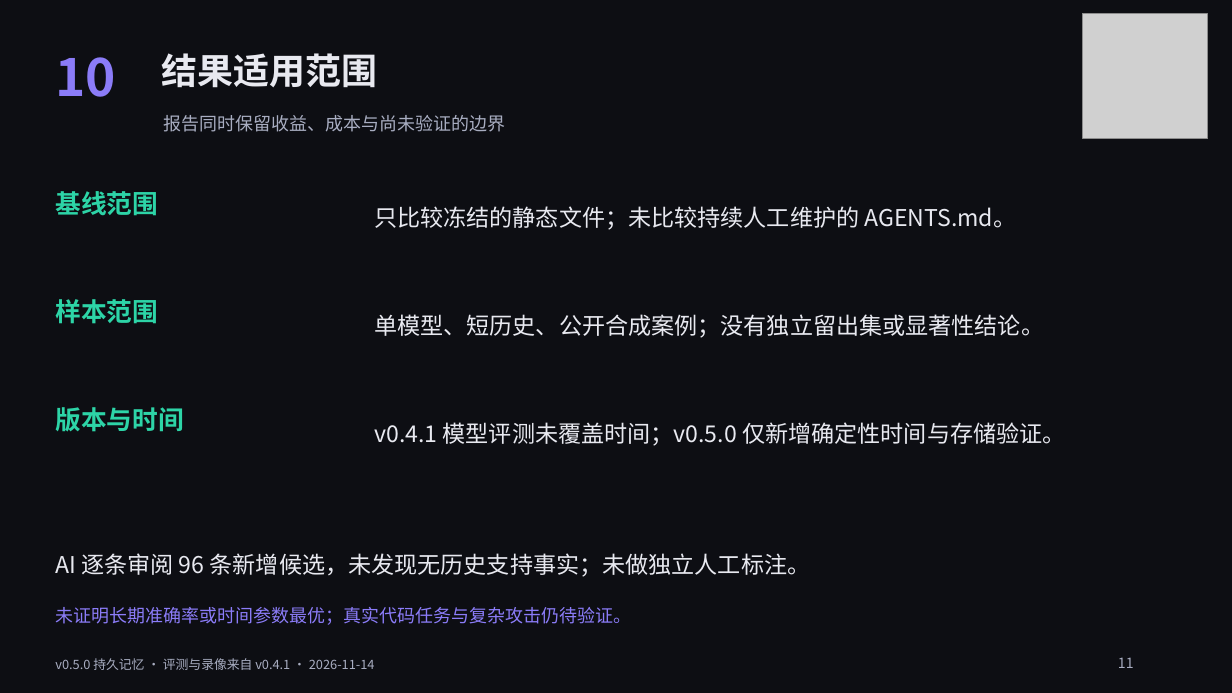
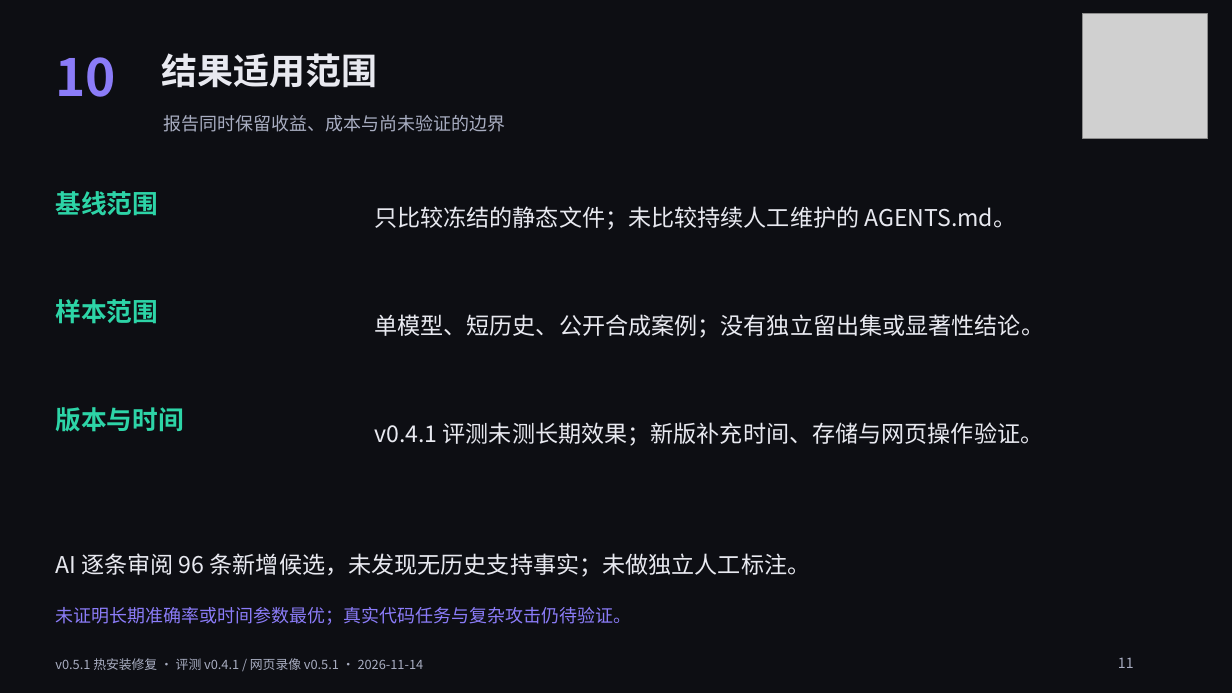
Before and after one commit to ChenYueqi2024/dsh-memory, a slide deck: slide 11 of downloads/dsh-memory-defense.pptx. Drawn at 1232x693 pixels with LibreOffice and Linux fonts; fonts in the diff are those of the drawing; grey boxes stand for pictures. Boxes give left, top, right and bottom in pixels: in the first picture for what was removed or moved away, otherwise in the second. Text is boxed around its words. In the diff, an @@ line names an element or a change of style, - is before the commit and + after.

```diff
--- a/downloads/dsh-memory-defense.pptx
+++ b/downloads/dsh-memory-defense.pptx
@@ text at (374, 422, 1044, 446): text changed @@
-v0.4.1 模型评测未覆盖时间；v0.5.0 仅新增确定性时间与存储验证。
+v0.4.1 评测未测长期效果；新版补充时间、存储与网页操作验证。
@@ text at (55, 658, 424, 670): text changed @@
-v0.5.0 持久记忆 · 评测与录像来自 v0.4.1 · 2026-11-14
+v0.5.1 热安装修复 · 评测 v0.4.1 / 网页录像 v0.5.1 · 2026-11-14
```
Also in this commit, not shown: 11 other slides changed, 12 other files.
